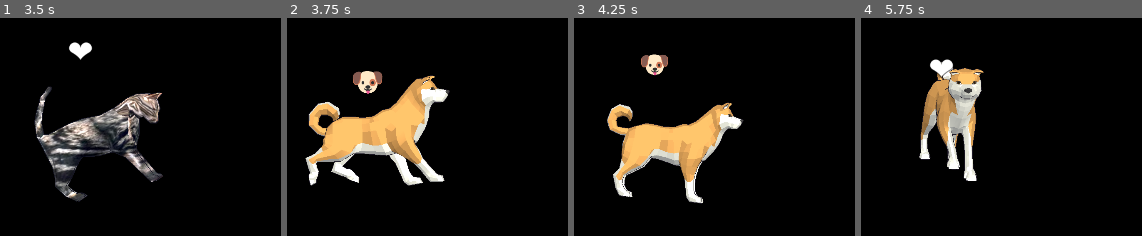
Above: before the commit, frames 1-4 (left to right).
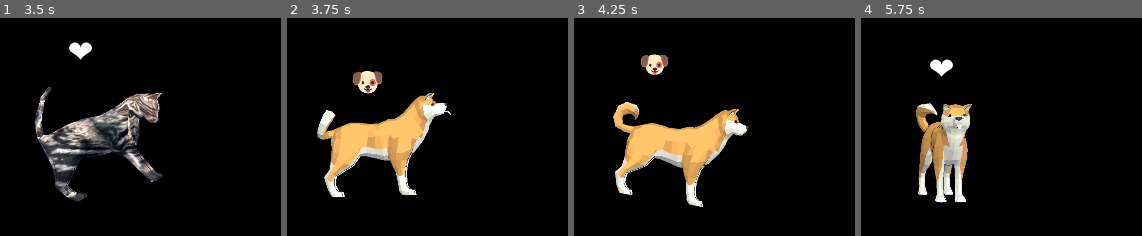
Above: after the commit, the same moments.

Repository: nguyenvanquang97/MewDestop
Game: Godot game, scene res://scenes/Main.tscn
The game is run twice, just before and just after one commit, with the same random seed, the same clock (stepped at 60 frames per second) and the same inputs.
Inputs (mouse positions are in pixels of both pictures, inside the frame that each line leads up to):
- Up to frame 1 (3.5 s): tap Enter at 0.5 s; move the mouse to (255, 174) at 0.52 s; hold D 0.53-1.25 s; tap F at 0.6 s; click (255, 174) at 0.67 s; drag from (outside the picture) to (outside the picture) at 1.27 s; move the mouse to (160, 98) at 2.02 s; hold D 2.03-2.75 s; tap M at 2.1 s; click (160, 98) at 2.17 s; drag from (outside the picture) to (outside the picture) at 2.77 s
- Up to frame 2 (3.75 s): move the mouse to (outside the picture) at 3.52 s; tap C at 3.6 s; click (outside the picture) at 3.67 s
- Up to frame 3 (4.25 s): no input
- Up to frame 4 (5.75 s): drag from (outside the picture) to (outside the picture) at 4.27 s; move the mouse to (981, 196) at 5.02 s; tap F at 5.1 s; click (981, 196) at 5.17 s

Frame 1 is identical in both runs. In frame 2, 11% of the frame differs, in the area x 6-59%, y 26-83%; in frame 3, 5.7%; in frame 4, 9.9%.

Commit message:
feat: implement Shiba Inu tongue animation and create blender rendering scripts for previews

Diff:
--- /dev/null
+++ b/scratch/test_pet_state.gd
@@ -0,0 +1,13 @@
+extends SceneTree
+
+func _init():
+	var cat_scene = load("res://scenes/Cat.tscn").instantiate()
+	cat_scene.pet_type = "shiba"
+	root.add_child(cat_scene)
+	cat_scene._ready()
+
+	print("Initial anim: ", cat_scene.shiba_anim_player.current_animation)
+	cat_scene.change_state("Pet")
+	print("In Pet state anim: ", cat_scene.shiba_anim_player.current_animation)
+	cat_scene.queue_free()
+	quit()
--- /dev/null
+++ b/scratch/verify_godot_anims.gd
@@ -0,0 +1,10 @@
+extends SceneTree
+
+func _init():
+	var cat_scene = load("res://scenes/Cat.tscn").instantiate()
+	var anim_players = cat_scene.find_children("*", "AnimationPlayer", true, false)
+	for ap in anim_players:
+		print("AnimationPlayer: ", ap.name, " (parent: ", ap.get_parent().name, ")")
+		print("  Animations: ", ap.get_animation_list())
+	cat_scene.free()
+	quit()
--- a/scripts/cat/cat.gd
+++ b/scripts/cat/cat.gd
@@ -411,7 +411,8 @@
 			"sit": mapped = "Idle_2_HeadLow"
 			"drink", "eat", "sit_drink": mapped = "Eating"
 			"sleep": mapped = "Death"
-			"pet", "play", "dragged": mapped = "Jump_ToIdle"
+			"pet", "play", "happy", "smile", "tongue", "wag": mapped = "Happy_TongueWag"
+			"dragged": mapped = "Jump_ToIdle"
 			_:
 				if target_player.has_animation(anim_name):
 					mapped = anim_name
@@ -702,11 +703,18 @@
 			visual_root.scale = Vector3(0.85, 1.25, 0.85)
 
 		"Pet":
-			# Rapid happy purr vibration + spring squash
-			var purr = sin(_proc_anim_time * 26.0) * 0.035
-			visual_root.position.y = absf(sin(_proc_anim_time * 8.0)) * 0.04
-			visual_root.rotation.z = purr
-			visual_root.scale = Vector3(1.15 + purr, 1.10 - purr, 1.15 + purr)
+			if pet_type == "shiba":
+				# Shiba smile: clean posture facing slightly towards camera
+				visual_root.rotation.x = lerp_angle(visual_root.rotation.x, 0.10, delta * 6.0)
+				visual_root.position.y = lerpf(visual_root.position.y, 0.0, delta * 6.0)
+				visual_root.rotation.z = lerp_angle(visual_root.rotation.z, 0.0, delta * 6.0)
+				visual_root.scale = Vector3(1.0, 1.0, 1.0)
+			else:
+				# Rapid happy purr vibration + spring squash
+				var purr = sin(_proc_anim_time * 26.0) * 0.035
+				visual_root.position.y = absf(sin(_proc_anim_time * 8.0)) * 0.04
+				visual_root.rotation.z = purr
+				visual_root.scale = Vector3(1.15 + purr, 1.10 - purr, 1.15 + purr)
 
 		"Drink":
 			# Soft natural posture standing beside bowl, gentle calm breathing
--- a/scripts/cat/states/walk.gd
+++ b/scripts/cat/states/walk.gd
@@ -142,10 +142,11 @@
 
 	# Phase 2: Check arrival
 	if dist <= arrived_threshold:
+		cat.target_pitch_x = 0.0
 		if is_running:
 			is_running = false
-			cat.show_emote("heart")
-		cat.target_pitch_x = 0.0
+			cat.change_state("Pet")
+			return
 		cat.change_state("Idle")
 		return
 
Binary file changed: assets/models/shiba/ShibaInu.glb
Not shown, added: blender_src/.gdignore
Not shown, added: assets/models/shiba/ShibaInu.glb.bak
Not shown, added: blender_src/ShibaInu.blend
Not shown, added: blender_src/ShibaInu.blend1
Not shown, added: scratch/create_happy_animation.py
Not shown, added: scratch/create_real_shiba_smile.py
Not shown, added: scratch/create_smiling_dog_anim.py
Not shown, added: scratch/export_and_check.py
Not shown, added: scratch/join_and_export.py
Not shown, added: scratch/render_full_cycle.py
Not shown, added: scratch/render_gif.py
(and 6 more such lines)
